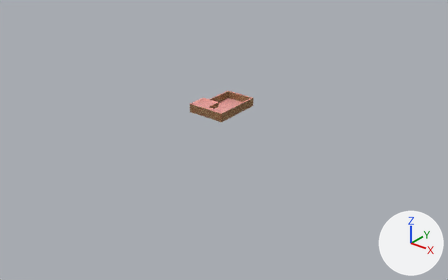
Two versions of the OBJ model src/main/resources/example/example.obj, one commit apart.
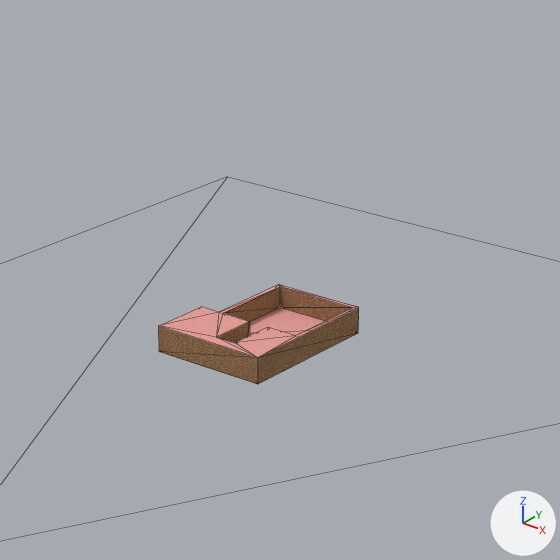
There are two pictures of each version: one whole from a 50 mm camera at (241.6, -309.4, 163.9) aimed at (7.3, -16.5, -17.6), one close up on the part from 31% to 71% of the width and 0% to 64% of the height. The axes (+X, +Y, +Z) are drawn at lower right. The lights are the same throughout. The close-ups show mesh edges as thin lines. Where no turn or scale is listed for an object, it has been applied to the vertices.

In view in the first close-up: 'example'.
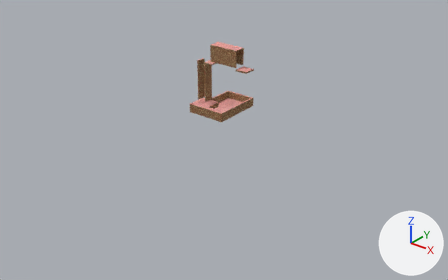
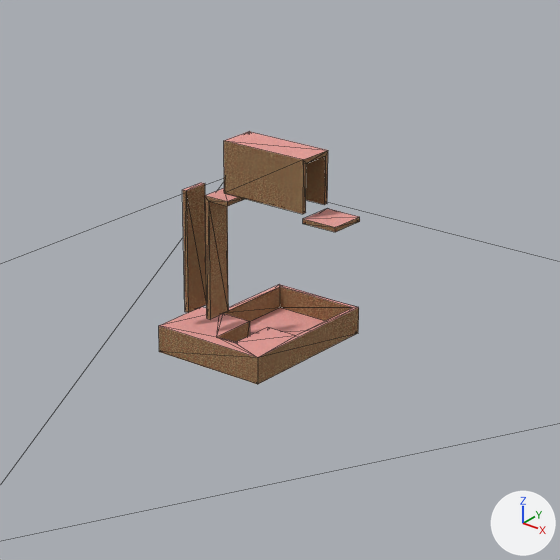
The edits, one by one:
me_example is used by ob_example; location (0.0, 0.0, 0.0).
me_example had 33 vertices, 55 faces and spanned x -100.0..100.0, y -100.0..100.0, z -11.0..5.0.
me_example now has 77 vertices, 127 faces and spans x -100.0..100.0, y -100.0..100.0, z -11.0..48.0.
me_example part 1: a new loose piece of 16 vertices spanning x 0.0..20.0, y -21.0..-13.0, z 37.0..48.0.
Part 2, on me_example:
18 vertices are added at x -12.0..28.0, y -21.0..-13.0, z 8.0..36.0.
10 new vertices lie (0.0, 6.0, 0.0) away from vertices in x -12.0..0.0, y -20.0, z 8.0..35.0.
32 new faces join them, mat_brick_antique_01 (picture img_brick_antique_01_png).
6 new faces join them, mat_brick_basket (picture img_brick_basket_png).
6 new faces join them, mat_concrete_aggregate_smoke (picture img_concrete_aggregate_smoke_png).

Pixel boxes (x1, y1, x2, y2) of what changed, in the close-ups (560 x 560 px):
'example', reshaped: before (0, 177, 560, 560); after (0, 132, 560, 560)
part 1 of me_example, added (brown): after (224, 132, 328, 214)
part 2 of me_example, added (brown): after (183, 183, 360, 319)
